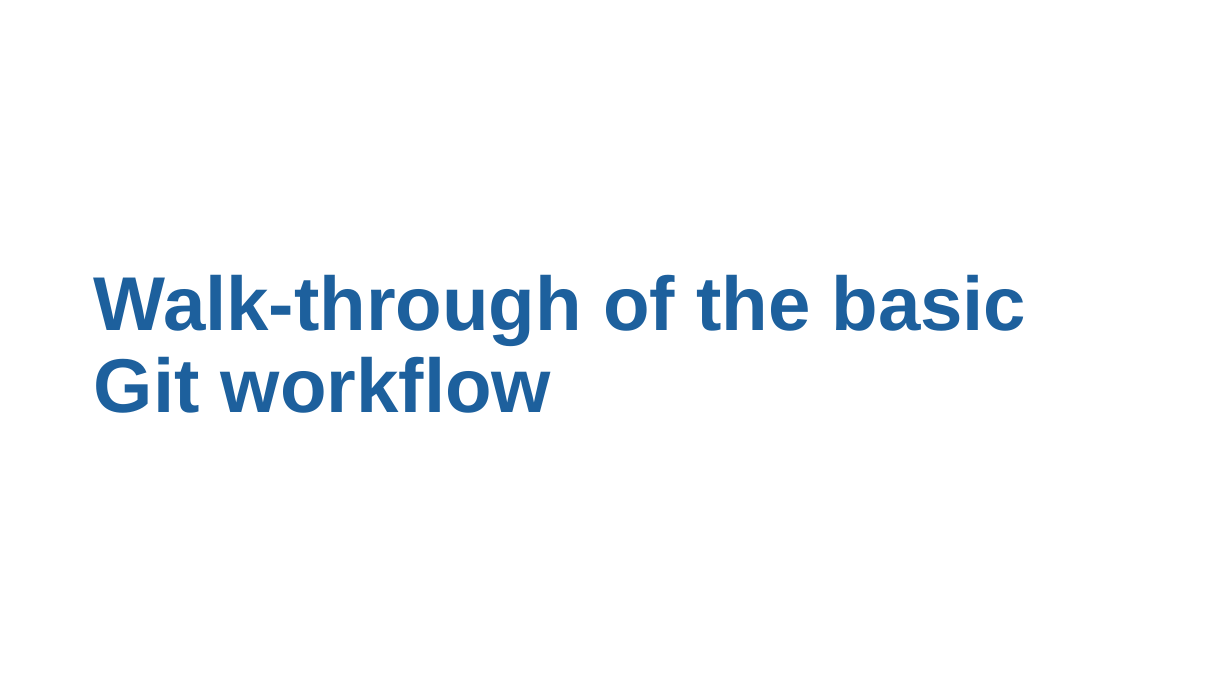
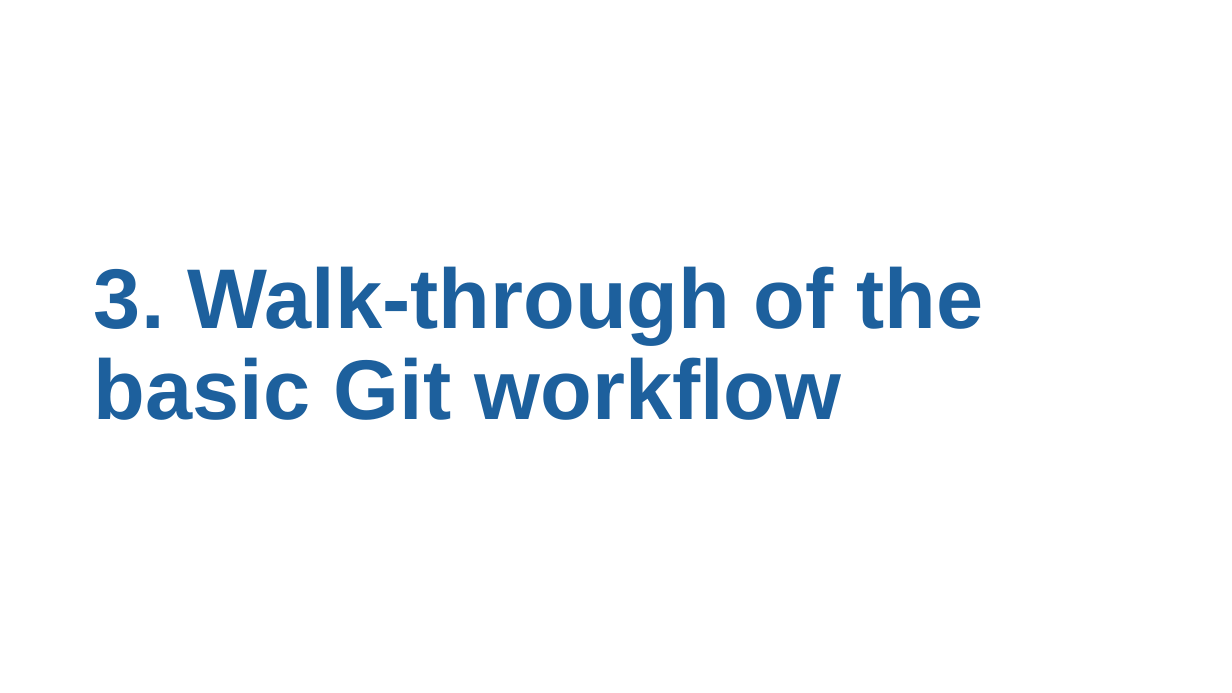
Before and after one commit to moj-analytical-services/intro_to_github_training, a slide deck: slide 10 of GitGitHub slides.pptx. Drawn at 1232x693 pixels with LibreOffice and Linux fonts; fonts in the diff are those of the drawing. Boxes give left, top, right and bottom in pixels: in the first picture for what was removed or moved away, otherwise in the second. Text is boxed around its words. In the diff, an @@ line names an element or a change of style, - is before the commit and + after.

```diff
--- a/GitGitHub slides.pptx
+++ b/GitGitHub slides.pptx
@@ title at (x1=94, y1=266, x2=984, y2=420): text changed; size 59.4 to 66 pt @@
-Walk-through of the basic Git workflow
+3. Walk-through of the basic Git workflow
```
Also in this commit, not shown: 1 other slide changed, 8 slides added.
